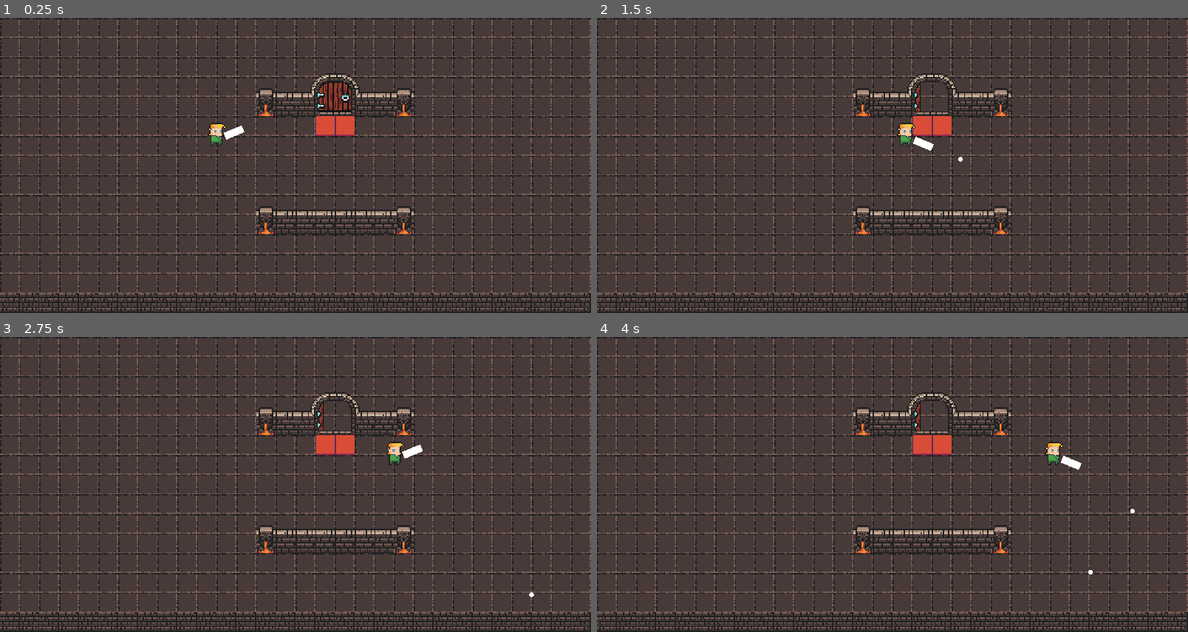
Above: before the commit, frames 1-4 (two rows, left to right).
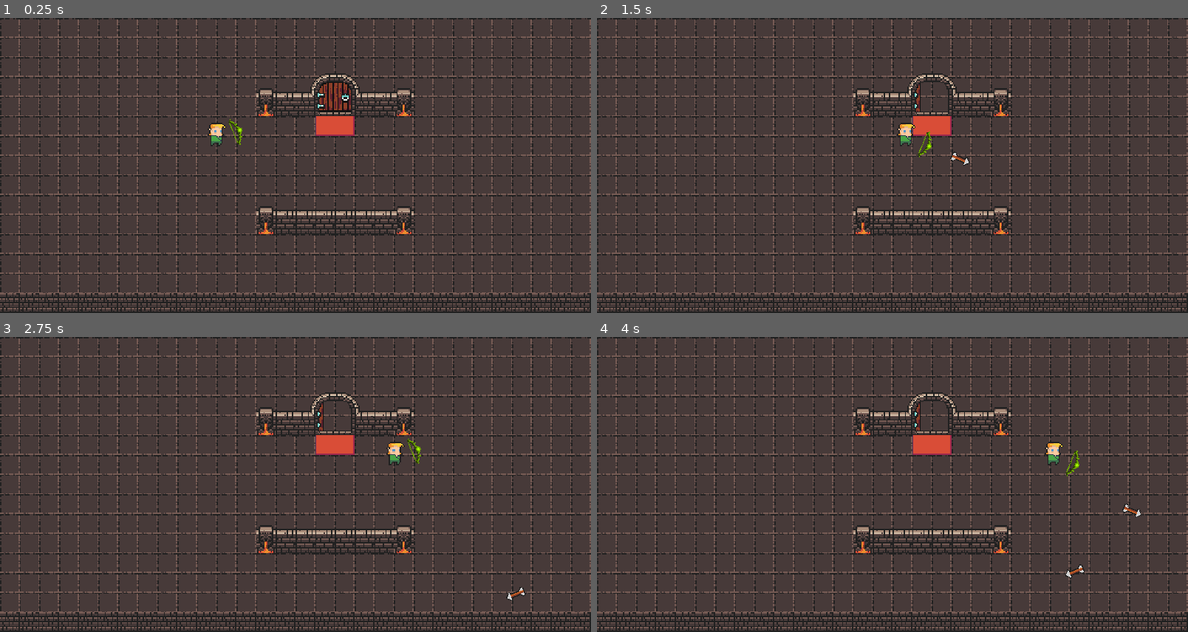
Above: after the commit, the same moments.

Repository: PizzaJuggler/GMTK-2020
Game: Godot game, scene res://level/level.tscn
Two runs of this game, one before a commit and one after it. Both use one fixed random seed, a clock stepped at 60 frames per second and the inputs below.
Inputs (mouse positions are in pixels of both pictures, inside the frame that each line leads up to):
- Up to frame 1 (0.25 s): no input
- Up to frame 2 (1.5 s): tap Enter at 0.5 s; move the mouse to (1022, 150) at 0.52 s; hold W (move) 0.53-1.28 s; move the mouse to (774, 180) at 1.27 s; tap Space (shoot) at 1.35 s
- Up to frame 3 (2.75 s): move the mouse to (354, 419) at 2.02 s; hold W (move) from 2.03 s (still down)
- Up to frame 4 (4 s): move the mouse to (862, 543) at 2.77 s; release W (move) at 2.78 s; tap Space (shoot) at 2.85, 3.5 s; move the mouse to (1069, 528) at 3.52 s; hold W (move) from 3.53 s (still down)

The runs differ from the first frame. In frame 1, 0.2% of the frame differs, in the area x 37-60%, y 33-43%; in frame 2, 0.2%; in frame 3, 0.2%; in frame 4, 0.3%, in the area x 56-93%, y 33-82%.

Commit message:
added bow and arrow + improved collision shapes of dungeon tiles

Diff:
--- a/godot/level/DungeonTileMap.tscn
+++ b/godot/level/DungeonTileMap.tscn
@@ -33,22 +33,22 @@
 points = PoolVector2Array( 0, 0, 16, 0, 16, 16, 0, 16 )
 
 [sub_resource type="ConvexPolygonShape2D" id=11]
-points = PoolVector2Array( 0, 0, 16, 0, 16, 16, 0, 16 )
+points = PoolVector2Array( 0, 12, 16, 12, 16, 16, 0, 16 )
 
 [sub_resource type="ConvexPolygonShape2D" id=12]
-points = PoolVector2Array( 0, 0, 16, 0, 16, 16, 0, 16 )
+points = PoolVector2Array( 0, 12, 16, 12, 16, 16, 0, 16 )
 
 [sub_resource type="ConvexPolygonShape2D" id=13]
-points = PoolVector2Array( 0, 0, 16, 0, 16, 16, 0, 16 )
+points = PoolVector2Array( 0, 12, 16, 12, 16, 16, 0, 16 )
 
 [sub_resource type="ConvexPolygonShape2D" id=14]
 points = PoolVector2Array( 0, 0, 16, 0, 16, 16, 0, 16 )
 
 [sub_resource type="ConvexPolygonShape2D" id=15]
-points = PoolVector2Array( 0, 0, 16, 0, 16, 16, 0, 16 )
+points = PoolVector2Array( 0, 8, 16, 8, 16, 16, 0, 16 )
 
 [sub_resource type="ConvexPolygonShape2D" id=16]
-points = PoolVector2Array( 0, 0, 16, 0, 16, 16, 0, 16 )
+points = PoolVector2Array( 0, 8, 16, 8, 16, 16, 0, 16 )
 
 [sub_resource type="ConvexPolygonShape2D" id=17]
 points = PoolVector2Array( 0, 0, 16, 0, 16, 16, 0, 16 )
@@ -57,10 +57,10 @@
 points = PoolVector2Array( 0, 0, 16, 0, 16, 16, 0, 16 )
 
 [sub_resource type="ConvexPolygonShape2D" id=19]
-points = PoolVector2Array( 0, 0, 16, 0, 16, 16, 0, 16 )
+points = PoolVector2Array( 12, 0, 16, 0, 16, 16, 12, 16 )
 
 [sub_resource type="ConvexPolygonShape2D" id=20]
-points = PoolVector2Array( 11.7063, 0, 16, 0, 16, 16, 11.5125, 16 )
+points = PoolVector2Array( 0, 0, 16, 0, 16, 16, 0, 16 )
 
 [sub_resource type="ConvexPolygonShape2D" id=21]
 points = PoolVector2Array( 0, 0, 16, 0, 16, 16, 0, 16 )
@@ -131,17 +131,11 @@
 [sub_resource type="ConvexPolygonShape2D" id=43]
 points = PoolVector2Array( 0, 0, 16, 0, 16, 16, 0, 16 )
 
-[sub_resource type="ConvexPolygonShape2D" id=44]
-points = PoolVector2Array( 0, 0, 16, 0, 16, 16, 0, 16 )
-
-[sub_resource type="ConvexPolygonShape2D" id=45]
-points = PoolVector2Array( 0, 0, 16, 0, 16, 16, 0, 16 )
-
 [sub_resource type="ConvexPolygonShape2D" id=46]
-points = PoolVector2Array( 0, 0, 16, 0, 16, 16, 0, 16 )
+points = PoolVector2Array( 0, 12, 16, 12, 16, 16, 0, 16 )
 
 [sub_resource type="ConvexPolygonShape2D" id=47]
-points = PoolVector2Array( 0, 0, 16, 0, 16, 16, 0, 16 )
+points = PoolVector2Array( 0, 12, 16, 12, 16, 16, 0, 16 )
 
 [sub_resource type="ConvexPolygonShape2D" id=48]
 points = PoolVector2Array( 0, 0, 16, 0, 16, 16, 0, 16 )
@@ -150,24 +144,30 @@
 points = PoolVector2Array( 0, 0, 16, 0, 16, 16, 0, 16 )
 
 [sub_resource type="ConvexPolygonShape2D" id=50]
-points = PoolVector2Array( 0, 0, 16, 0, 16, 16, 0, 16 )
+points = PoolVector2Array( 0, 0, 4, 0, 4, 16, 0, 16 )
 
 [sub_resource type="ConvexPolygonShape2D" id=51]
-points = PoolVector2Array( 0, 0, 16, 0, 16, 16, 0, 16 )
+points = PoolVector2Array( 0, 0, 4, 0, 4, 16, 0, 16 )
 
 [sub_resource type="ConvexPolygonShape2D" id=52]
-points = PoolVector2Array( 0, 0, 16, 0, 16, 16, 0, 16 )
+points = PoolVector2Array( 0, 12, 4, 12, 4, 16, 0, 16 )
 
 [sub_resource type="ConvexPolygonShape2D" id=53]
-points = PoolVector2Array( 0, 0, 16, 0, 16, 16, 0, 16 )
+points = PoolVector2Array( 12, 12, 16, 12, 16, 16, 12, 16 )
 
 [sub_resource type="ConvexPolygonShape2D" id=54]
-points = PoolVector2Array( 0, 0, 16, 0, 16, 16, 0, 16 )
-
-[sub_resource type="ConvexPolygonShape2D" id=55]
-points = PoolVector2Array( 0, 0, 16, 0, 16, 16, 0, 16 )
-
-[sub_resource type="TileSet" id=56]
+points = PoolVector2Array( 12, 0, 16, 0, 16, 16, 12, 16 )
+
+[sub_resource type="ConvexPolygonShape2D" id=56]
+points = PoolVector2Array( 0, 8, 16, 8, 16, 16, 0, 16 )
+
+[sub_resource type="ConvexPolygonShape2D" id=57]
+points = PoolVector2Array( 0, 16, 0, 0, 4, 0, 4, 12, 16, 12, 16, 16 )
+
+[sub_resource type="ConvexPolygonShape2D" id=58]
+points = PoolVector2Array( 12, 12, 12, 0, 16, 0, 16, 16, 0, 16, 0, 12 )
+
+[sub_resource type="TileSet" id=55]
 0/name = "0x72_DungeonTilesetII_v1.3.png 0"
 0/texture = ExtResource( 1 )
 0/tex_offset = Vector2( 0, 0 )
@@ -273,250 +273,250 @@
 "shape": SubResource( 14 ),
 "shape_transform": Transform2D( 1, 0, 0, 1, 0, 0 )
 }, {
+"autotile_coord": Vector2( 5, 0 ),
+"one_way": false,
+"one_way_margin": 1.0,
+"shape": SubResource( 15 ),
+"shape_transform": Transform2D( 1, 0, 0, 1, 0, 0 )
+}, {
+"autotile_coord": Vector2( 6, 0 ),
+"one_way": false,
+"one_way_margin": 1.0,
+"shape": SubResource( 16 ),
+"shape_transform": Transform2D( 1, 0, 0, 1, 0, 0 )
+}, {
+"autotile_coord": Vector2( 5, 1 ),
+"one_way": false,
+"one_way_margin": 1.0,
+"shape": SubResource( 17 ),
+"shape_transform": Transform2D( 1, 0, 0, 1, 0, 0 )
+}, {
+"autotile_coord": Vector2( 6, 1 ),
+"one_way": false,
+"one_way_margin": 1.0,
+"shape": SubResource( 18 ),
+"shape_transform": Transform2D( 1, 0, 0, 1, 0, 0 )
+}, {
+"autotile_coord": Vector2( 0, 8 ),
+"one_way": false,
+"one_way_margin": 1.0,
+"shape": SubResource( 19 ),
+"shape_transform": Transform2D( 1, 0, 0, 1, 0, 0 )
+}, {
+"autotile_coord": Vector2( 4, 2 ),
+"one_way": false,
+"one_way_margin": 1.0,
+"shape": SubResource( 20 ),
+"shape_transform": Transform2D( 1, 0, 0, 1, 0, 0 )
+}, {
+"autotile_coord": Vector2( 5, 2 ),
+"one_way": false,
+"one_way_margin": 1.0,
+"shape": SubResource( 21 ),
+"shape_transform": Transform2D( 1, 0, 0, 1, 0, 0 )
+}, {
+"autotile_coord": Vector2( 6, 2 ),
+"one_way": false,
+"one_way_margin": 1.0,
+"shape": SubResource( 22 ),
+"shape_transform": Transform2D( 1, 0, 0, 1, 0, 0 )
+}, {
+"autotile_coord": Vector2( 4, 3 ),
+"one_way": false,
+"one_way_margin": 1.0,
+"shape": SubResource( 23 ),
+"shape_transform": Transform2D( 1, 0, 0, 1, 0, 0 )
+}, {
+"autotile_coord": Vector2( 5, 3 ),
+"one_way": false,
+"one_way_margin": 1.0,
+"shape": SubResource( 24 ),
+"shape_transform": Transform2D( 1, 0, 0, 1, 0, 0 )
+}, {
+"autotile_coord": Vector2( 6, 3 ),
+"one_way": false,
+"one_way_margin": 1.0,
+"shape": SubResource( 25 ),
+"shape_transform": Transform2D( 1, 0, 0, 1, 0, 0 )
+}, {
+"autotile_coord": Vector2( 4, 4 ),
+"one_way": false,
+"one_way_margin": 1.0,
+"shape": SubResource( 26 ),
+"shape_transform": Transform2D( 1, 0, 0, 1, 0, 0 )
+}, {
+"autotile_coord": Vector2( 5, 4 ),
+"one_way": false,
+"one_way_margin": 1.0,
+"shape": SubResource( 27 ),
+"shape_transform": Transform2D( 1, 0, 0, 1, 0, 0 )
+}, {
+"autotile_coord": Vector2( 6, 4 ),
+"one_way": false,
+"one_way_margin": 1.0,
+"shape": SubResource( 28 ),
+"shape_transform": Transform2D( 1, 0, 0, 1, 0, 0 )
+}, {
+"autotile_coord": Vector2( 5, 6 ),
+"one_way": false,
+"one_way_margin": 1.0,
+"shape": SubResource( 29 ),
+"shape_transform": Transform2D( 1, 0, 0, 1, 0, 0 )
+}, {
+"autotile_coord": Vector2( 5, 5 ),
+"one_way": false,
+"one_way_margin": 1.0,
+"shape": SubResource( 30 ),
+"shape_transform": Transform2D( 1, 0, 0, 1, 0, 0 )
+}, {
+"autotile_coord": Vector2( 5, 7 ),
+"one_way": false,
+"one_way_margin": 1.0,
+"shape": SubResource( 31 ),
+"shape_transform": Transform2D( 1, 0, 0, 1, 0, 0 )
+}, {
+"autotile_coord": Vector2( 6, 5 ),
+"one_way": false,
+"one_way_margin": 1.0,
+"shape": SubResource( 32 ),
+"shape_transform": Transform2D( 1, 0, 0, 1, 0, 0 )
+}, {
+"autotile_coord": Vector2( 6, 6 ),
+"one_way": false,
+"one_way_margin": 1.0,
+"shape": SubResource( 33 ),
+"shape_transform": Transform2D( 1, 0, 0, 1, 0, 0 )
+}, {
+"autotile_coord": Vector2( 6, 7 ),
+"one_way": false,
+"one_way_margin": 1.0,
+"shape": SubResource( 34 ),
+"shape_transform": Transform2D( 1, 0, 0, 1, 0, 0 )
+}, {
+"autotile_coord": Vector2( 2, 10 ),
+"one_way": false,
+"one_way_margin": 1.0,
+"shape": SubResource( 35 ),
+"shape_transform": Transform2D( 1, 0, 0, 1, 0, 0 )
+}, {
+"autotile_coord": Vector2( 3, 10 ),
+"one_way": false,
+"one_way_margin": 1.0,
+"shape": SubResource( 36 ),
+"shape_transform": Transform2D( 1, 0, 0, 1, 0, 0 )
+}, {
+"autotile_coord": Vector2( 4, 9 ),
+"one_way": false,
+"one_way_margin": 1.0,
+"shape": SubResource( 37 ),
+"shape_transform": Transform2D( 1, 0, 0, 1, 0, 0 )
+}, {
+"autotile_coord": Vector2( 5, 9 ),
+"one_way": false,
+"one_way_margin": 1.0,
+"shape": SubResource( 38 ),
+"shape_transform": Transform2D( 1, 0, 0, 1, 0, 0 )
+}, {
+"autotile_coord": Vector2( 5, 9 ),
+"one_way": false,
+"one_way_margin": 1.0,
+"shape": SubResource( 39 ),
+"shape_transform": Transform2D( 1, 0, 0, 1, 0, 0 )
+}, {
+"autotile_coord": Vector2( 3, 8 ),
+"one_way": false,
+"one_way_margin": 1.0,
+"shape": SubResource( 40 ),
+"shape_transform": Transform2D( 1, 0, 0, 1, 0, 0 )
+}, {
+"autotile_coord": Vector2( 2, 8 ),
+"one_way": false,
+"one_way_margin": 1.0,
+"shape": SubResource( 41 ),
+"shape_transform": Transform2D( 1, 0, 0, 1, 0, 0 )
+}, {
+"autotile_coord": Vector2( 2, 7 ),
+"one_way": false,
+"one_way_margin": 1.0,
+"shape": SubResource( 42 ),
+"shape_transform": Transform2D( 1, 0, 0, 1, 0, 0 )
+}, {
+"autotile_coord": Vector2( 3, 7 ),
+"one_way": false,
+"one_way_margin": 1.0,
+"shape": SubResource( 43 ),
+"shape_transform": Transform2D( 1, 0, 0, 1, 0, 0 )
+}, {
+"autotile_coord": Vector2( 4, 10 ),
+"one_way": false,
+"one_way_margin": 1.0,
+"shape": SubResource( 46 ),
+"shape_transform": Transform2D( 1, 0, 0, 1, 0, 0 )
+}, {
+"autotile_coord": Vector2( 5, 10 ),
+"one_way": false,
+"one_way_margin": 1.0,
+"shape": SubResource( 47 ),
+"shape_transform": Transform2D( 1, 0, 0, 1, 0, 0 )
+}, {
+"autotile_coord": Vector2( 4, 8 ),
+"one_way": false,
+"one_way_margin": 1.0,
+"shape": SubResource( 48 ),
+"shape_transform": Transform2D( 1, 0, 0, 1, 0, 0 )
+}, {
+"autotile_coord": Vector2( 5, 8 ),
+"one_way": false,
+"one_way_margin": 1.0,
+"shape": SubResource( 49 ),
+"shape_transform": Transform2D( 1, 0, 0, 1, 0, 0 )
+}, {
+"autotile_coord": Vector2( 1, 9 ),
+"one_way": false,
+"one_way_margin": 1.0,
+"shape": SubResource( 50 ),
+"shape_transform": Transform2D( 1, 0, 0, 1, 0, 0 )
+}, {
+"autotile_coord": Vector2( 1, 8 ),
+"one_way": false,
+"one_way_margin": 1.0,
+"shape": SubResource( 51 ),
+"shape_transform": Transform2D( 1, 0, 0, 1, 0, 0 )
+}, {
+"autotile_coord": Vector2( 1, 7 ),
+"one_way": false,
+"one_way_margin": 1.0,
+"shape": SubResource( 52 ),
+"shape_transform": Transform2D( 1, 0, 0, 1, 0, 0 )
+}, {
+"autotile_coord": Vector2( 0, 7 ),
+"one_way": false,
+"one_way_margin": 1.0,
+"shape": SubResource( 53 ),
+"shape_transform": Transform2D( 1, 0, 0, 1, 0, 0 )
+}, {
+"autotile_coord": Vector2( 0, 9 ),
+"one_way": false,
+"one_way_margin": 1.0,
+"shape": SubResource( 54 ),
+"shape_transform": Transform2D( 1, 0, 0, 1, 0, 0 )
+}, {
 "autotile_coord": Vector2( 4, 0 ),
 "one_way": false,
 "one_way_margin": 1.0,
-"shape": SubResource( 15 ),
-"shape_transform": Transform2D( 1, 0, 0, 1, 0, 0 )
-}, {
-"autotile_coord": Vector2( 5, 0 ),
-"one_way": false,
-"one_way_margin": 1.0,
-"shape": SubResource( 16 ),
-"shape_transform": Transform2D( 1, 0, 0, 1, 0, 0 )
-}, {
-"autotile_coord": Vector2( 6, 0 ),
-"one_way": false,
-"one_way_margin": 1.0,
-"shape": SubResource( 17 ),
-"shape_transform": Transform2D( 1, 0, 0, 1, 0, 0 )
-}, {
-"autotile_coord": Vector2( 5, 1 ),
-"one_way": false,
-"one_way_margin": 1.0,
-"shape": SubResource( 18 ),
-"shape_transform": Transform2D( 1, 0, 0, 1, 0, 0 )
-}, {
-"autotile_coord": Vector2( 6, 1 ),
-"one_way": false,
-"one_way_margin": 1.0,
-"shape": SubResource( 19 ),
-"shape_transform": Transform2D( 1, 0, 0, 1, 0, 0 )
-}, {
-"autotile_coord": Vector2( 0, 8 ),
-"one_way": false,
-"one_way_margin": 1.0,
-"shape": SubResource( 20 ),
-"shape_transform": Transform2D( 1, 0, 0, 1, 0, 0 )
-}, {
-"autotile_coord": Vector2( 4, 2 ),
-"one_way": false,
-"one_way_margin": 1.0,
-"shape": SubResource( 21 ),
-"shape_transform": Transform2D( 1, 0, 0, 1, 0, 0 )
-}, {
-"autotile_coord": Vector2( 5, 2 ),
-"one_way": false,
-"one_way_margin": 1.0,
-"shape": SubResource( 22 ),
-"shape_transform": Transform2D( 1, 0, 0, 1, 0, 0 )
-}, {
-"autotile_coord": Vector2( 6, 2 ),
-"one_way": false,
-"one_way_margin": 1.0,
-"shape": SubResource( 23 ),
-"shape_transform": Transform2D( 1, 0, 0, 1, 0, 0 )
-}, {
-"autotile_coord": Vector2( 4, 3 ),
-"one_way": false,
-"one_way_margin": 1.0,
-"shape": SubResource( 24 ),
-"shape_transform": Transform2D( 1, 0, 0, 1, 0, 0 )
-}, {
-"autotile_coord": Vector2( 5, 3 ),
-"one_way": false,
-"one_way_margin": 1.0,
-"shape": SubResource( 25 ),
-"shape_transform": Transform2D( 1, 0, 0, 1, 0, 0 )
-}, {
-"autotile_coord": Vector2( 6, 3 ),
-"one_way": false,
-"one_way_margin": 1.0,
-"shape": SubResource( 26 ),
-"shape_transform": Transform2D( 1, 0, 0, 1, 0, 0 )
-}, {
-"autotile_coord": Vector2( 4, 4 ),
-"one_way": false,
-"one_way_margin": 1.0,
-"shape": SubResource( 27 ),
-"shape_transform": Transform2D( 1, 0, 0, 1, 0, 0 )
-}, {
-"autotile_coord": Vector2( 5, 4 ),
-"one_way": false,
-"one_way_margin": 1.0,
-"shape": SubResource( 28 ),
-"shape_transform": Transform2D( 1, 0, 0, 1, 0, 0 )
-}, {
-"autotile_coord": Vector2( 6, 4 ),
-"one_way": false,
-"one_way_margin": 1.0,
-"shape": SubResource( 29 ),
-"shape_transform": Transform2D( 1, 0, 0, 1, 0, 0 )
-}, {
-"autotile_coord": Vector2( 5, 6 ),
-"one_way": false,
-"one_way_margin": 1.0,
-"shape": SubResource( 30 ),
-"shape_transform": Transform2D( 1, 0, 0, 1, 0, 0 )
-}, {
-"autotile_coord": Vector2( 5, 5 ),
-"one_way": false,
-"one_way_margin": 1.0,
-"shape": SubResource( 31 ),
-"shape_transform": Transform2D( 1, 0, 0, 1, 0, 0 )
-}, {
-"autotile_coord": Vector2( 5, 7 ),
-"one_way": false,
-"one_way_margin": 1.0,
-"shape": SubResource( 32 ),
-"shape_transform": Transform2D( 1, 0, 0, 1, 0, 0 )
-}, {
-"autotile_coord": Vector2( 6, 5 ),
-"one_way": false,
-"one_way_margin": 1.0,
-"shape": SubResource( 33 ),
-"shape_transform": Transform2D( 1, 0, 0, 1, 0, 0 )
-}, {
-"autotile_coord": Vector2( 6, 6 ),
-"one_way": false,
-"one_way_margin": 1.0,
-"shape": SubResource( 34 ),
-"shape_transform": Transform2D( 1, 0, 0, 1, 0, 0 )
-}, {
-"autotile_coord": Vector2( 6, 7 ),
-"one_way": false,
-"one_way_margin": 1.0,
-"shape": SubResource( 35 ),
-"shape_transform": Transform2D( 1, 0, 0, 1, 0, 0 )
-}, {
-"autotile_coord": Vector2( 2, 10 ),
-"one_way": false,
-"one_way_margin": 1.0,
-"shape": SubResource( 36 ),
-"shape_transform": Transform2D( 1, 0, 0, 1, 0, 0 )
-}, {
-"autotile_coord": Vector2( 3, 10 ),
-"one_way": false,
-"one_way_margin": 1.0,
-"shape": SubResource( 37 ),
-"shape_transform": Transform2D( 1, 0, 0, 1, 0, 0 )
-}, {
-"autotile_coord": Vector2( 4, 9 ),
-"one_way": false,
-"one_way_margin": 1.0,
-"shape": SubResource( 38 ),
-"shape_transform": Transform2D( 1, 0, 0, 1, 0, 0 )
-}, {
-"autotile_coord": Vector2( 5, 9 ),
-"one_way": false,
-"one_way_margin": 1.0,
-"shape": SubResource( 39 ),
-"shape_transform": Transform2D( 1, 0, 0, 1, 0, 0 )
-}, {
-"autotile_coord": Vector2( 5, 9 ),
-"one_way": false,
-"one_way_margin": 1.0,
-"shape": SubResource( 40 ),
-"shape_transform": Transform2D( 1, 0, 0, 1, 0, 0 )
-}, {
-"autotile_coord": Vector2( 3, 8 ),
-"one_way": false,
-"one_way_margin": 1.0,
-"shape": SubResource( 41 ),
-"shape_transform": Transform2D( 1, 0, 0, 1, 0, 0 )
-}, {
-"autotile_coord": Vector2( 2, 8 ),
-"one_way": false,
-"one_way_margin": 1.0,
-"shape": SubResource( 42 ),
-"shape_transform": Transform2D( 1, 0, 0, 1, 0, 0 )
-}, {
-"autotile_coord": Vector2( 2, 7 ),
-"one_way": false,
-"one_way_margin": 1.0,
-"shape": SubResource( 43 ),
-"shape_transform": Transform2D( 1, 0, 0, 1, 0, 0 )
-}, {
-"autotile_coord": Vector2( 3, 7 ),
-"one_way": false,
-"one_way_margin": 1.0,
-"shape": SubResource( 44 ),
+"shape": SubResource( 56 ),
 "shape_transform": Transform2D( 1, 0, 0, 1, 0, 0 )
 }, {
 "autotile_coord": Vector2( 2, 9 ),
 "one_way": false,
 "one_way_margin": 1.0,
-"shape": SubResource( 45 ),
+"shape": SubResource( 57 ),
 "shape_transform": Transform2D( 1, 0, 0, 1, 0, 0 )
 }, {
 "autotile_coord": Vector2( 3, 9 ),
 "one_way": false,
 "one_way_margin": 1.0,
-"shape": SubResource( 46 ),
-"shape_transform": Transform2D( 1, 0, 0, 1, 0, 0 )
-}, {
-"autotile_coord": Vector2( 4, 10 ),
-"one_way": false,
-"one_way_margin": 1.0,
-"shape": SubResource( 47 ),
-"shape_transform": Transform2D( 1, 0, 0, 1, 0, 0 )
-}, {
-"autotile_coord": Vector2( 5, 10 ),
-"one_way": false,
-"one_way_margin": 1.0,
-"shape": SubResource( 48 ),
-"shape_transform": Transform2D( 1, 0, 0, 1, 0, 0 )
-}, {
-"autotile_coord": Vector2( 4, 8 ),
-"one_way": false,
-"one_way_margin": 1.0,
-"shape": SubResource( 49 ),
-"shape_transform": Transform2D( 1, 0, 0, 1, 0, 0 )
-}, {
-"autotile_coord": Vector2( 5, 8 ),
-"one_way": false,
-"one_way_margin": 1.0,
-"shape": SubResource( 50 ),
-"shape_transform": Transform2D( 1, 0, 0, 1, 0, 0 )
-}, {
-"autotile_coord": Vector2( 1, 9 ),
-"one_way": false,
-"one_way_margin": 1.0,
-"shape": SubResource( 51 ),
-"shape_transform": Transform2D( 1, 0, 0, 1, 0, 0 )
-}, {
-"autotile_coord": Vector2( 1, 8 ),
-"one_way": false,
-"one_way_margin": 1.0,
-"shape": SubResource( 52 ),
-"shape_transform": Transform2D( 1, 0, 0, 1, 0, 0 )
-}, {
-"autotile_coord": Vector2( 1, 7 ),
-"one_way": false,
-"one_way_margin": 1.0,
-"shape": SubResource( 53 ),
-"shape_transform": Transform2D( 1, 0, 0, 1, 0, 0 )
-}, {
-"autotile_coord": Vector2( 0, 7 ),
-"one_way": false,
-"one_way_margin": 1.0,
-"shape": SubResource( 54 ),
-"shape_transform": Transform2D( 1, 0, 0, 1, 0, 0 )
-}, {
-"autotile_coord": Vector2( 0, 9 ),
-"one_way": false,
-"one_way_margin": 1.0,
-"shape": SubResource( 55 ),
+"shape": SubResource( 58 ),
 "shape_transform": Transform2D( 1, 0, 0, 1, 0, 0 )
 } ]
 0/z_index = 0
@@ -543,6 +543,6 @@
 1/z_index = 0
 
 [node name="DungeonTileMap" type="TileMap"]
-tile_set = SubResource( 56 )
+tile_set = SubResource( 55 )
 cell_size = Vector2( 16, 16 )
 format = 1
--- a/godot/level/items/door/Door.tscn
+++ b/godot/level/items/door/Door.tscn
@@ -15,7 +15,7 @@
 shape = SubResource( 1 )
 
 [node name="DungeonTileMap" parent="." instance=ExtResource( 2 )]
-tile_data = PoolIntArray( -65537, 0, 851970, -131072, 0, 851971, -2, 0, 917505, -1, 0, 262145, -65536, 0, 262145, -65535, 0, 917508, 65534, 0, 983041, 65535, 0, 262145, 0, 0, 262145, 1, 0, 983044, 131071, 0, 1048578, 65536, 0, 1048578 )
+tile_data = PoolIntArray( -65537, 0, 851970, -131072, 0, 851971, -2, 0, 917505, -1, 0, 262145, -65536, 0, 262145, -65535, 0, 917508, 65534, 0, 983041, 65535, 0, 262145, 0, 0, 262145, 1, 0, 983044, 131071, 0, 1048578, 65536, 0, 1048579 )
 
 [node name="Closed" type="Sprite" parent="."]
 visible = false
--- a/godot/level/weapons/Bullet.gd
+++ b/godot/level/weapons/Arrow.gd
@@ -1,4 +1,7 @@
 extends KinematicBody2D
+
+onready var sprite = $Sprite
+onready var collision_shape = $CollisionShape2D
 
 var direction setget set_direction
 var velocity
@@ -7,6 +10,7 @@
 func set_direction(value):
     direction = value
     velocity = speed * direction
+    update_sprite_rotation()
 
 func _physics_process(delta):
     var collision_info = move_and_collide(velocity * delta)
@@ -16,6 +20,16 @@
         elif collision_info.collider.name == "Player":
             queue_free()
         velocity = velocity.bounce(collision_info.normal)
+    update_sprite_rotation()
 
 func _on_LifeTime_timeout():
     queue_free()
+
+func update_sprite_rotation():
+    if sprite == null:
+        return
+
+    if collision_shape == null:
+        return
+    sprite.rotation = velocity.angle()
+    collision_shape.rotation = velocity.angle()
--- a/godot/level/weapons/Bullet.tscn
+++ b/godot/level/weapons/Arrow.tscn
@@ -1,19 +1,20 @@
 [gd_scene load_steps=4 format=2]
 
-[ext_resource path="res://level/weapons/bullet.png" type="Texture" id=1]
-[ext_resource path="res://level/weapons/Bullet.gd" type="Script" id=2]
+[ext_resource path="res://level/weapons/arrows.png" type="Texture" id=1]
+[ext_resource path="res://level/weapons/Arrow.gd" type="Script" id=2]
 
-[sub_resource type="CircleShape2D" id=1]
-radius = 2.04423
+[sub_resource type="RectangleShape2D" id=1]
+extents = Vector2( 8, 4 )
 
-[node name="Bullet" type="KinematicBody2D" groups=[
+[node name="Arrow" type="KinematicBody2D" groups=[
 "projectile",
 ]]
 script = ExtResource( 2 )
 
 [node name="Sprite" type="Sprite" parent="."]
-scale = Vector2( 0.25, 0.25 )
 texture = ExtResource( 1 )
+region_enabled = true
+region_rect = Rect2( 0, 0, 16, 16 )
 
 [node name="CollisionShape2D" type="CollisionShape2D" parent="."]
 shape = SubResource( 1 )
--- a/godot/level/weapons/WeaponBase.tscn
+++ b/godot/level/weapons/WeaponBase.tscn
@@ -1,7 +1,8 @@
-[gd_scene load_steps=3 format=2]
+[gd_scene load_steps=4 format=2]
 
 [ext_resource path="res://level/weapons/WeaponBase.gd" type="Script" id=1]
-[ext_resource path="res://level/weapons/Bullet.tscn" type="PackedScene" id=2]
+[ext_resource path="res://level/weapons/Arrow.tscn" type="PackedScene" id=2]
+[ext_resource path="res://level/weapons/4-Color Weapon Pack.png" type="Texture" id=3]
 
 [node name="WeaponBase" type="Node2D" groups=[
 "weapon",
@@ -11,16 +12,10 @@
 
 [node name="Sprite" type="Sprite" parent="."]
 
-[node name="ColorRect" type="ColorRect" parent="."]
-anchor_left = 0.5
-anchor_top = 0.5
-anchor_right = 0.5
-anchor_bottom = 0.5
-margin_left = 4.39985
-margin_top = 3.17411
-margin_right = 10.3998
-margin_bottom = 19.1741
-rect_rotation = -90.0
-__meta__ = {
-"_edit_use_anchors_": false
-}
+[node name="Bow" type="Sprite" parent="."]
+modulate = Color( 0.662745, 1, 0, 1 )
+position = Vector2( 13.017, 0 )
+rotation = 2.35619
+texture = ExtResource( 3 )
+region_enabled = true
+region_rect = Rect2( 64, 64, 16, 16 )
Binary file added: godot/level/weapons/4-Color Weapon Pack.png
Not shown, changed: godot/level/weapons/4-Color Weapon Pack.png.import
Binary file added: godot/level/weapons/arrows.png
Not shown, added: godot/level/weapons/arrows.png.import
Binary file removed: godot/level/weapons/bullet.png
Not shown, added: graphics_source/arrows.xcf
